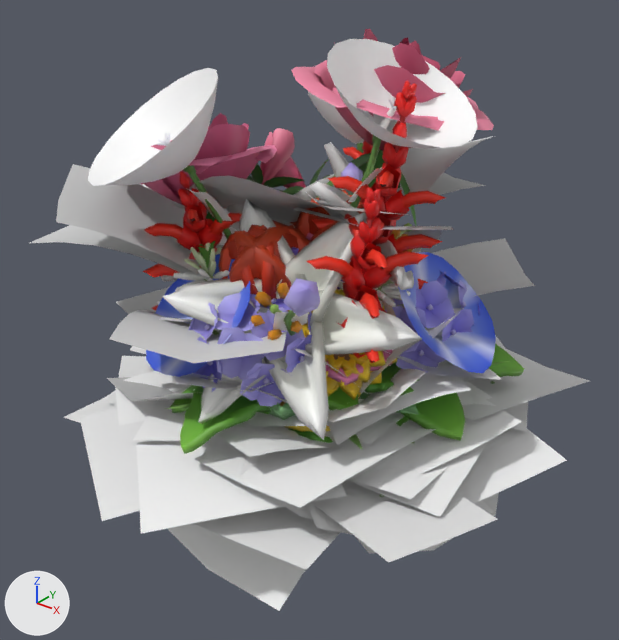
One commit to the glTF model proto3d/tex/flowers.glb: the scene before it, then after it.
Rendered twice from a 50 mm camera at (0.819, -1.052, 0.903) aimed at (-0.001, -0.028, 0.268). Every picture has the same lights, and +X, +Y and +Z are marked at lower left. The picture after the commit comes second. Vertices at exactly the same position are counted once.

The first picture shows 'F0', 'F1', 'F2', 'F3', 'F4', 'F9_leaf', 'F9_petal', 'bellf', 'bellf_leaf', 'bellf_petal', 'clover_leaf', 'salvia', 'salvia_leaf' and 6 more.
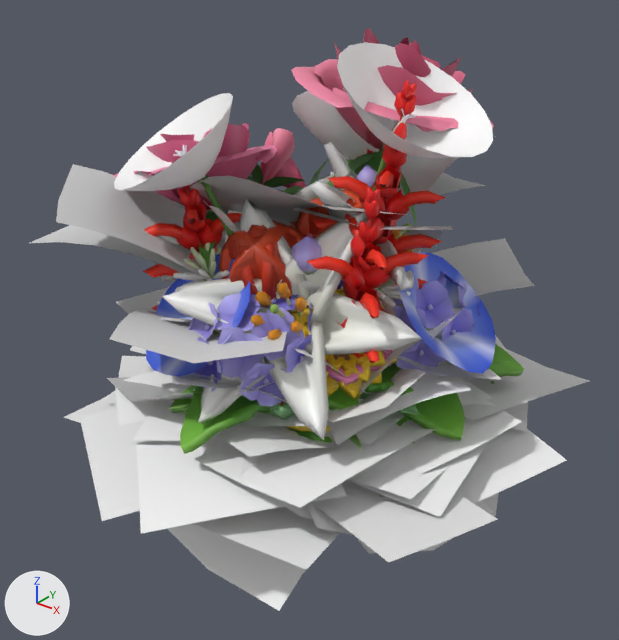
Location of each change, [x1, y1, x2, y2] in pixels of the pictures (619 x 640 px; the box of a moved part takes in the faces that stretch with it):
'bellf_petal', reshaped: before [88, 39, 478, 186]; after [114, 42, 493, 191]
'bellf', reshaped: before [157, 97, 397, 336]; after [173, 109, 416, 275]
'bellf_leaf', reshaped (mostly hidden): before [188, 167, 384, 331]; after [204, 166, 402, 292]
part 1 of me_bellf, moved or reshaped: before [379, 107, 396, 130]; after [391, 117, 407, 133]
part 2 of me_bellf, moved or reshaped (not visible afterwards): before [372, 135, 381, 143]
part 3 of me_bellf, moved or reshaped: before [341, 162, 363, 195]; after [357, 165, 377, 188]
part 4 of me_bellf, moved or reshaped (not visible afterwards): before [357, 143, 364, 153]
part 5 of me_bellf, moved or reshaped: before [167, 133, 170, 144]; after [183, 145, 187, 154]
part 6 of me_bellf, moved or reshaped: before [157, 142, 167, 146]; after [173, 153, 183, 157]
part 7 of me_bellf, moved or reshaped: before [183, 165, 196, 174]; after [198, 175, 211, 187]
part 8 of me_bellf, moved or reshaped: before [283, 278, 320, 317]; after [292, 236, 322, 275]
part 9 of me_bellf, moved or reshaped (mostly hidden): before [185, 140, 381, 336]; after [200, 159, 386, 237]
part 10 of me_bellf_petal, moved or reshaped: before [327, 39, 478, 149]; after [337, 42, 493, 158]
part 11 of me_bellf_petal, moved or reshaped: before [308, 91, 364, 144]; after [292, 88, 379, 160]
part 12 of me_bellf_petal, moved or reshaped: before [88, 68, 218, 186]; after [114, 93, 233, 191]
part 13 of me_bellf_leaf, moved or reshaped: before [188, 189, 232, 221]; after [204, 201, 237, 231]
part 14 of me_bellf_leaf, moved or reshaped (mostly hidden): before [219, 167, 384, 331]; after [225, 166, 402, 292]

Patch to the scene script:
```diff
--- a/proto3d/tex/flowers.glb.py
+++ b/proto3d/tex/flowers.glb.py
@@ me_bellf @@
-me_bellf.from_pydata(...)  # 509 vertices, 790 faces; spans x -0.304..0.181, y -0.26..0.257, z -0.004..0.654
+me_bellf.from_pydata(...)  # 509 vertices, 790 faces; spans x -0.153..0.169, y -0.179..0.211, z 0.0..0.643
+# me_bellf part 1: the loose piece of 10 vertices spanning x 0.108..0.141, y -0.012..0.001, z 0.596..0.641 is moved by (0.016, 0.005, -0.011)
+# me_bellf part 2: the loose piece of 10 vertices spanning x 0.101..0.121, y -0.015..0.004, z 0.582..0.603 is moved by (0.016, 0.005, -0.011)
+# me_bellf part 3: the loose piece of 21 vertices spanning x 0.048..0.086, y -0.028..0.009, z 0.497..0.546 is moved by (0.015, 0.022, -0.006)
+# me_bellf part 4: the loose piece of 10 vertices spanning x -0.081..-0.061, y 0.201..0.221, z 0.493..0.514 is moved by (0.01, -0.043, -0.019)
+# me_bellf part 5: the loose piece of 6 vertices spanning x -0.157..-0.148, y -0.184..-0.178, z 0.575..0.592 is moved by (0.017, 0.016, -0.018)
+# me_bellf part 6: the loose piece of 6 vertices spanning x -0.161..-0.152, y -0.196..-0.179, z 0.573..0.579 is moved by (0.016, 0.017, -0.017)
+# me_bellf part 7: the loose piece of 10 vertices spanning x -0.147..-0.129, y -0.164..-0.144, z 0.523..0.544 is multiplied about its middle by the matrix ((0.992, 0.124, 0.029), (-0.125, 0.992, 0.035), (-0.025, -0.038, 0.999)), then moved by (0.019, 0.012, -0.019)
+# me_bellf part 8: the loose piece of 21 vertices spanning x 0.128..0.181, y -0.26..-0.208, z 0.399..0.454 is multiplied about its middle by the matrix ((0.861, 0.446, -0.245), (-0.318, 0.848, 0.424), (0.397, -0.288, 0.872)), then moved by (-0.088, 0.121, 0.002)
+# me_bellf part 9: 296 of 509 vertices moved; they spanned x -0.304..0.139, y -0.226..0.219, z -0.004..0.601 and now span x -0.137..0.135, y -0.149..0.176, z 0.0..0.59; mean shift (0.026, 0.003, -0.003); largest move (-0.3, 0.052, 0.407) -> (-0.119, 0.022, 0.418)
+# other edits to the shape of me_bellf do not show in these pictures
 me_bellf.materials.append(mat_defaultmaterial_017)
@@ me_bellf_petal @@
-me_bellf_petal.from_pydata(...)  # 243 vertices, 420 faces; spans x -0.285..0.255, y -0.307..0.359, z 0.491..0.726
+me_bellf_petal.from_pydata(...)  # 243 vertices, 420 faces; spans x -0.252..0.277, y -0.278..0.318, z 0.478..0.721
+# me_bellf_petal part 10: the loose piece of 81 vertices spanning x 0.051..0.255, y -0.125..0.112, z 0.591..0.726 is multiplied about its middle by the matrix ((0.682, 0.759, 0.245), (-0.768, 0.538, 0.472), (0.216, -0.486, 0.905)), then moved by (0.017, 0.004, -0.007)
+# me_bellf_petal part 11: the loose piece of 81 vertices spanning x -0.204..0.033, y 0.164..0.359, z 0.491..0.646 is multiplied about its middle by the matrix ((-0.824, 0.186, -0.59), (-0.618, -0.276, 0.776), (-0.017, 0.975, 0.332)), then moved by (0.009, -0.049, -0.012)
+# me_bellf_petal part 12: the loose piece of 81 vertices spanning x -0.285..-0.047, y -0.307..-0.089, z 0.523..0.681 is multiplied about its middle by the matrix ((0.889, -0.05, -0.075), (0.058, 0.886, 0.101), (0.068, -0.105, 0.885)), then moved by (0.019, 0.022, -0.024)
 me_bellf_petal.materials.append(mat_defaultmaterial_018)
@@ me_bellf_leaf @@
-me_bellf_leaf.from_pydata(...)  # 810 vertices, 900 faces; spans x -0.232..0.178, y -0.226..0.222, z 0.018..0.552
+me_bellf_leaf.from_pydata(...)  # 810 vertices, 900 faces; spans x -0.224..0.179, y -0.22..0.225, z 0.022..0.546
+# me_bellf_leaf part 13: the loose piece of 18 vertices spanning x -0.154..-0.091, y -0.154..-0.105, z 0.442..0.503 is multiplied about its middle by the matrix ((0.93, 0.062, 0.168), (-0.053, 0.944, -0.055), (-0.171, 0.044, 0.93)), then moved by (0.025, -0.003, -0.012)
+# me_bellf_leaf part 14: 755 of 810 vertices moved; they spanned x -0.232..0.178, y -0.226..0.222, z 0.018..0.552 and now span x -0.224..0.179, y -0.22..0.225, z 0.022..0.546; mean shift (0.015, 0.006, -0.002); largest move (-0.225, 0.022, 0.357) -> (-0.119, -0.024, 0.347)
+# other edits to the shape of me_bellf_leaf do not show in these pictures
 me_bellf_leaf.materials.append(mat_defaultmaterial_019)
```
